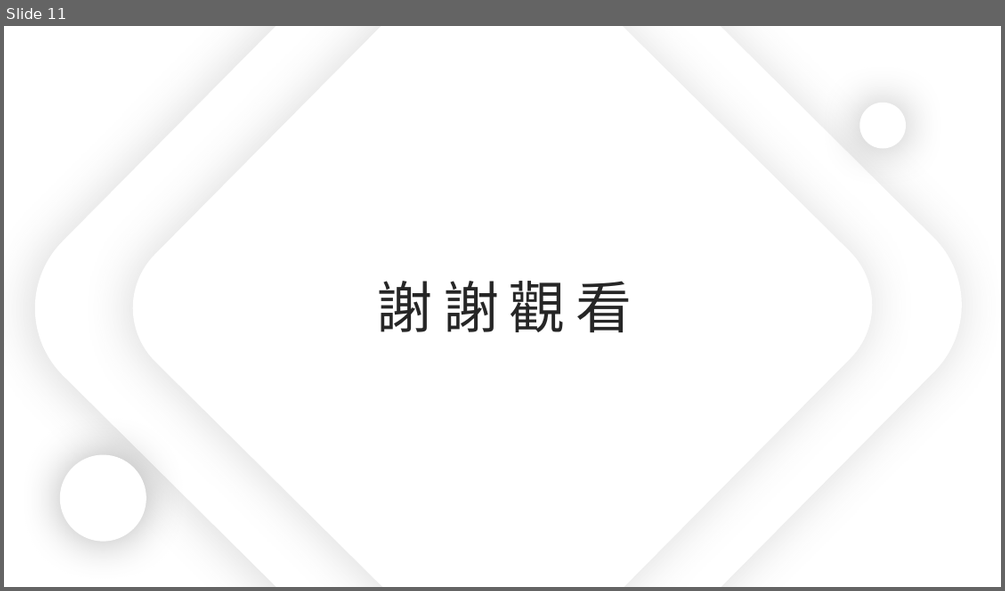
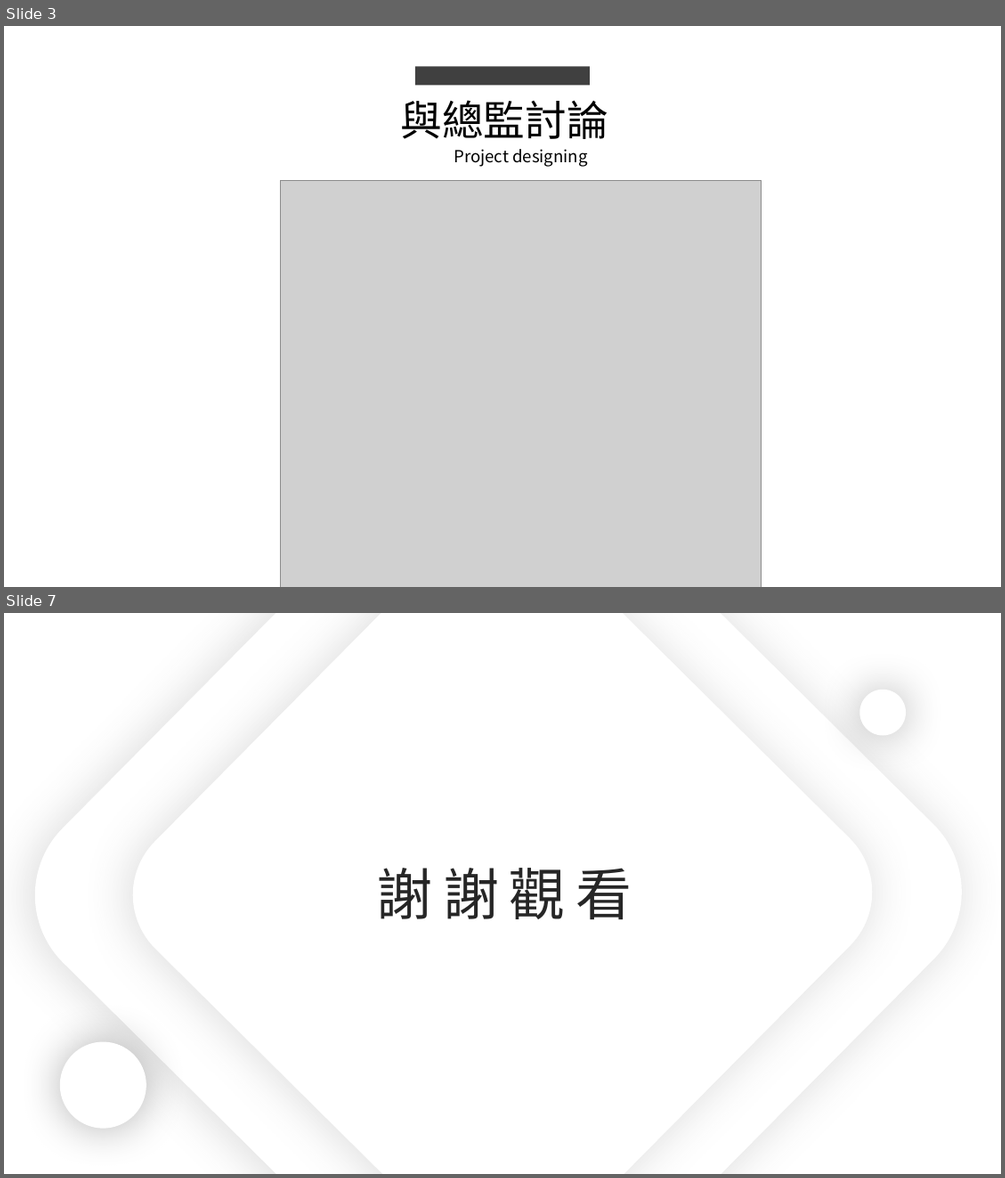
Before and after one commit to king637324/KnowledgeGreenhouseSystem, a slide deck: 工作日報_葉柏漢/2021.07.13工作日報_葉柏漢.pptx. Shown one above the other, each under a label of ours: slide 11 before the commit, slides 3 and 7 after it; the slides between them are not shown. The pictures are 1005x591 and 1005x1178 pixels, drawn with LibreOffice and Linux fonts; fonts in the diff are those of the drawing; grey boxes stand for pictures. Boxes give left, top, right and bottom in pixels: in the first picture for what was removed or moved away, otherwise in the second. Text is boxed around its words. In the diff, an @@ line names an element or a change of style, - is before the commit and + after.

```diff
--- a/工作日報_葉柏漢/2021.07.13工作日報_葉柏漢.pptx
+++ b/工作日報_葉柏漢/2021.07.13工作日報_葉柏漢.pptx
@@ slide 3 added at (x1=4, y1=26, x2=1001, y2=587), background #FFFFFF @@
@@ rectangle added at (x1=415, y1=66, x2=590, y2=85), fill #404040 @@
@@ text added at (x1=401, y1=100, x2=608, y2=139), 40 pt, text #000000 @@
+與總監討論
@@ text added at (x1=453, y1=149, x2=588, y2=167), 16 pt, text #000000 @@
+Project designing
@@ picture added at (x1=280, y1=180, x2=761, y2=587) @@
@@ what was slide 11 is now slide 7 @@
```
Also in this commit, not shown: 4 slides changed, 1 other slide added, 6 slides removed, 6 other files.
